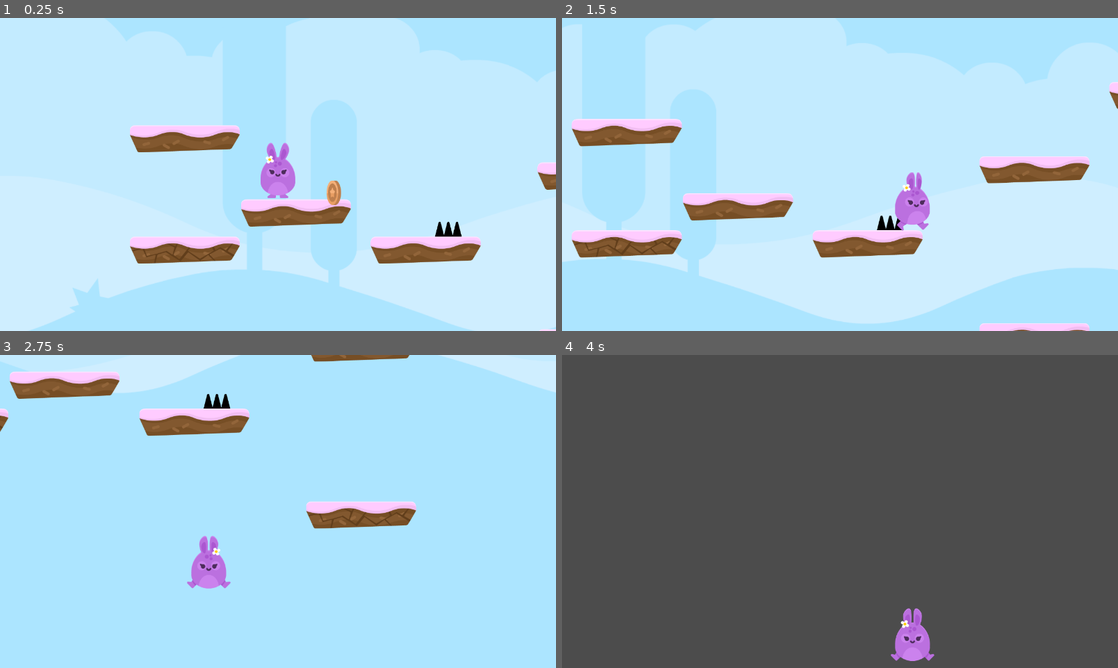
Above: before the commit, frames 1-4 (two rows, left to right).
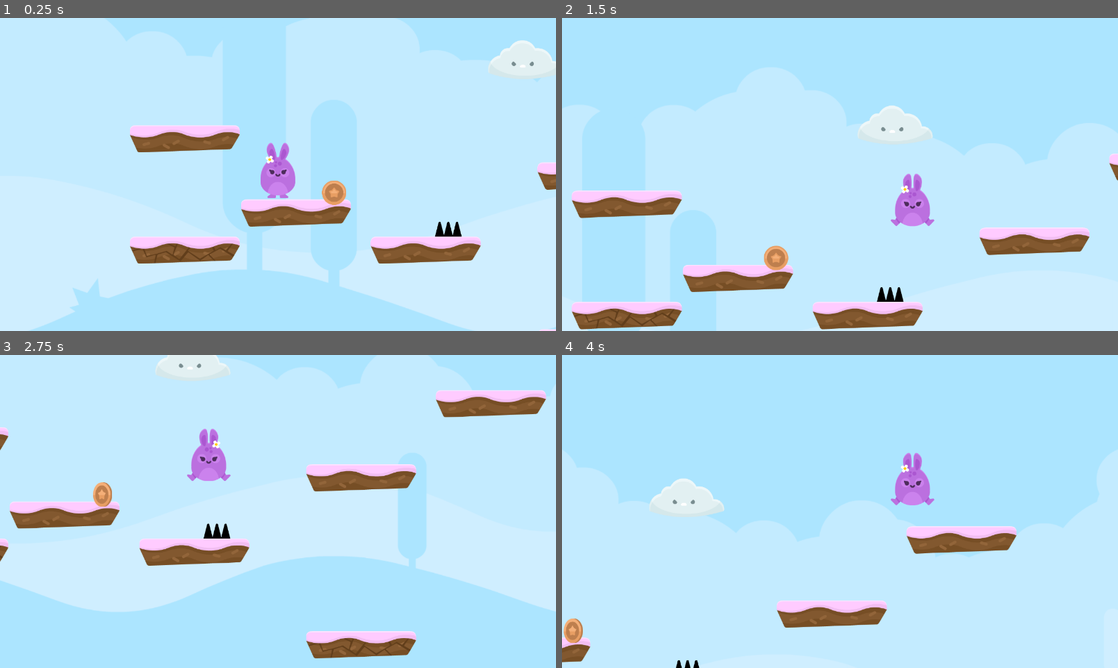
Above: after the commit, the same moments.

Repository: DiscoveringGodot/3_Hoppy_Days
Game: Godot game, scene res://Level 1.tscn
Two runs of this game, one before a commit and one after it. Both use one fixed random seed, a clock stepped at 60 frames per second and the inputs below.
Inputs:
- Up to frame 1 (0.25 s): no input
- Up to frame 2 (1.5 s): hold Up (ui_up) 0.53-1.28 s; hold Right (ui_right) from 0.53 s (still down); tap Up (ui_up) at 1.35 s
- Up to frame 3 (2.75 s): tap Up (ui_up) at 1.52, 1.82 s; release Right (ui_right) at 2.03 s; hold Left (ui_left) from 2.03 s (still down); hold Up (ui_up) from 2.03 s (still down)
- Up to frame 4 (4 s): release Left (ui_left) at 2.78 s; release Up (ui_up) at 2.78 s; hold Right (ui_right) from 2.78 s (still down); tap Up (ui_up) at 2.85, 3.02, 3.32 s; hold Up (ui_up) from 3.53 s (still down)

The runs differ from the first frame. In frame 1, 1.1% of the frame differs, in the area x 57-100%, y 7-60%; in frame 2, 24%; in frame 3, 35%; in frame 4, 100%, in the area x 0-100%, y 0-100%.

Commit message:
Created Cloud NPC with animation nd firing logic on a timer (doesn't actualyl fire yet)

Diff:
--- a/Coin.tscn
+++ b/Coin.tscn
@@ -5,7 +5,6 @@
 [ext_resource path="res://gfx/PNG/Items/bronze_2.png" type="Texture" id=3]
 [ext_resource path="res://gfx/PNG/Items/bronze_3.png" type="Texture" id=4]
 [ext_resource path="res://gfx/PNG/Items/bronze_4.png" type="Texture" id=5]
-
 
 [sub_resource type="SpriteFrames" id=1]
 
@@ -21,7 +20,7 @@
 custom_solver_bias = 0.0
 radius = 43.0
 
-[node name="Coin" type="Area2D" index="0"]
+[node name="Coin" type="Area2D"]
 
 input_pickable = true
 gravity_vec = Vector2( 0, 1 )
@@ -41,7 +40,7 @@
 
 frames = SubResource( 1 )
 animation = "default"
-frame = 2
+frame = 4
 playing = true
 _sections_unfolded = [ "Transform" ]
 
--- a/Level 1.tscn
+++ b/Level 1.tscn
@@ -1,9 +1,10 @@
-[gd_scene load_steps=5 format=2]
+[gd_scene load_steps=6 format=2]
 
 [ext_resource path="res://platforms.tres" type="TileSet" id=1]
 [ext_resource path="res://Coin.tscn" type="PackedScene" id=2]
 [ext_resource path="res://SpikesTop.tscn" type="PackedScene" id=3]
 [ext_resource path="res://Player.tscn" type="PackedScene" id=4]
+[ext_resource path="res://NPCs/NPC_Cloud.tscn" type="PackedScene" id=5]
 
 [node name="Level 1" type="Node2D" index="0"]
 
@@ -29,7 +30,7 @@
 
 [node name="Coin" parent="." index="1" instance=ExtResource( 2 )]
 
-position = Vector2( 704.815, 360.76 )
+position = Vector2( 705.815, 360.76 )
 
 [node name="SpikesTop" parent="." index="2" instance=ExtResource( 3 )]
 
@@ -47,6 +48,10 @@
 _sections_unfolded = [ "Collision" ]
 jump_height = -1250
 
+[node name="NPC_Cloud" parent="." index="4" instance=ExtResource( 5 )]
+
+position = Vector2( 1417.37, -98.184 )
+
 [connection signal="Coin_Pickup" from="Coin" to="Player" method="_on_Coin_Coin_Pickup"]
 
 [connection signal="body_shape_entered" from="SpikesTop" to="Player" method="_on_SpikesTop_body_shape_entered"]
--- /dev/null
+++ b/NPCs/NPC_Cloud.tscn
@@ -0,0 +1,57 @@
+[gd_scene load_steps=4 format=2]
+
+[ext_resource path="res://scripts/NPC_Cloud.gd" type="Script" id=1]
+[ext_resource path="res://gfx/PNG/Enemies/cloud.png" type="Texture" id=2]
+
+[sub_resource type="Animation" id=1]
+
+resource_name = "float"
+length = 14.0
+loop = true
+step = 0.1
+tracks/0/type = "value"
+tracks/0/path = NodePath(".:position")
+tracks/0/interp = 1
+tracks/0/loop_wrap = true
+tracks/0/imported = false
+tracks/0/enabled = true
+tracks/0/keys = {
+"times": PoolRealArray( 0, 2, 3.5, 6, 8, 10, 12 ),
+"transitions": PoolRealArray( 1, 1, 1, 1, 1, 1, 1 ),
+"update": 0,
+"values": [ Vector2( 0, 0 ), Vector2( -400, 0 ), Vector2( -400, 0 ), Vector2( 0, 0 ), Vector2( 0, 0 ), Vector2( 400, 0 ), Vector2( 400, 0 ) ]
+}
+
+[node name="NPC_Cloud" type="Node2D"]
+
+script = ExtResource( 1 )
+
+[node name="Sprite" type="Sprite" parent="." index="0"]
+
+texture = ExtResource( 2 )
+
+[node name="AnimationPlayer" type="AnimationPlayer" parent="Sprite" index="0"]
+
+root_node = NodePath("..")
+autoplay = ""
+playback_process_mode = 1
+playback_default_blend_time = 0.0
+playback_speed = 1.0
+anims/float = SubResource( 1 )
+blend_times = [  ]
+
+[node name="RayCast2D" type="RayCast2D" parent="Sprite" index="1"]
+
+enabled = true
+exclude_parent = true
+cast_to = Vector2( 0, 3000 )
+collision_mask = 1
+
+[node name="Timer" type="Timer" parent="." index="1"]
+
+process_mode = 1
+wait_time = 2.0
+one_shot = false
+autostart = false
+
+[connection signal="timeout" from="Timer" to="." method="_on_Timer_timeout"]
--- a/Player.tscn
+++ b/Player.tscn
@@ -1,12 +1,12 @@
 [gd_scene load_steps=13 format=2]
 
 [ext_resource path="res://scripts/Player.gd" type="Script" id=1]
-[ext_resource path="res://gfx/PNG/Players/bunny2_jump.png" type="Texture" id=2]
-[ext_resource path="res://gfx/PNG/Players/bunny2_hurt.png" type="Texture" id=3]
-[ext_resource path="res://gfx/PNG/Players/bunny2_walk1.png" type="Texture" id=4]
-[ext_resource path="res://gfx/PNG/Players/bunny2_walk2.png" type="Texture" id=5]
-[ext_resource path="res://gfx/PNG/Players/bunny2_ready.png" type="Texture" id=6]
-[ext_resource path="res://gfx/PNG/Players/bunny2_stand.png" type="Texture" id=7]
+[ext_resource path="res://gfx/PNG/Players/bunny2_ready.png" type="Texture" id=2]
+[ext_resource path="res://gfx/PNG/Players/bunny2_stand.png" type="Texture" id=3]
+[ext_resource path="res://gfx/PNG/Players/bunny2_jump.png" type="Texture" id=4]
+[ext_resource path="res://gfx/PNG/Players/bunny2_hurt.png" type="Texture" id=5]
+[ext_resource path="res://gfx/PNG/Players/bunny2_walk1.png" type="Texture" id=6]
+[ext_resource path="res://gfx/PNG/Players/bunny2_walk2.png" type="Texture" id=7]
 [ext_resource path="res://Camera2D.tscn" type="PackedScene" id=8]
 [ext_resource path="res://sound/happy.ogg" type="AudioStream" id=9]
 [ext_resource path="res://sound/coin_SFX.wav" type="AudioStream" id=10]
@@ -14,25 +14,25 @@
 [sub_resource type="SpriteFrames" id=1]
 
 animations = [ {
-"frames": [ ExtResource( 2 ) ],
+"frames": [ ExtResource( 2 ), ExtResource( 3 ) ],
+"loop": true,
+"name": "idle",
+"speed": 5.0
+}, {
+"frames": [ ExtResource( 4 ) ],
 "loop": true,
 "name": "jump",
 "speed": 5.0
 }, {
-"frames": [ ExtResource( 3 ) ],
+"frames": [ ExtResource( 5 ) ],
 "loop": true,
 "name": "hurt",
 "speed": 5.0
 }, {
-"frames": [ ExtResource( 4 ), ExtResource( 5 ) ],
+"frames": [ ExtResource( 6 ), ExtResource( 7 ) ],
 "loop": true,
 "name": "walk",
 "speed": 15.0
-}, {
-"frames": [ ExtResource( 6 ), ExtResource( 7 ) ],
-"loop": true,
-"name": "idle",
-"speed": 5.0
 } ]
 
 [sub_resource type="CapsuleShape2D" id=2]
@@ -49,7 +49,6 @@
 collision/safe_margin = 0.001
 script = ExtResource( 1 )
 jump_height = -1200
-friction = 0.25
 
 [node name="Animation" type="AnimatedSprite" parent="." index="0"]
 
--- a/scripts/Coin.gd
+++ b/scripts/Coin.gd
@@ -10,8 +10,8 @@
 	if taken == false:
 		for body in bodies:
 			if body.name == "Player":
-				tween.interpolate_property($AnimatedSprite, "scale", Vector2(1,1), Vector2(0,0), 0.3, Tween.TRANS_QUAD, Tween.EASE_IN, 0)
-				tween.start()
+				$Tween.interpolate_property($AnimatedSprite, "scale", Vector2(1,1), Vector2(0,0), 0.3, Tween.TRANS_QUAD, Tween.EASE_IN, 0)
+				$Tween.start()
 				emit_signal("Coin_Pickup")
 				taken = true
 
--- /dev/null
+++ b/scripts/NPC_Cloud.gd
@@ -0,0 +1,22 @@
+extends Node2D
+
+var timeout = false
+
+func _ready():
+	$Sprite/AnimationPlayer.current_animation = "float"
+
+func _physics_process(delta):
+	var body = $Sprite/RayCast2D.get_collider()
+	if $Sprite/RayCast2D.is_colliding():
+		if body.name == "Player":
+			fire()
+
+func fire():
+	if timeout == false:
+		$Timer.start()
+		timeout = true
+		print ("PEWPEW!")
+
+
+func _on_Timer_timeout():
+	timeout = false
--- a/scripts/Player.gd
+++ b/scripts/Player.gd
@@ -38,14 +38,14 @@
 
 func jump():
 	if is_on_floor() == true:
-		if Input.is_action_pressed("ui_UP"):
+		if Input.is_action_pressed("ui_up"):
 			motion.y = jump_height
 
 func check_for_ground():
 	if not $CollisionRay.is_colliding():
 		current_animation = "jump"
 
-func _on_Coin_Coin_PickUP():
+func _on_Coin_Coin_Pickup():
 	coin_count += 1
 	$Coin_sfx.play()
 	print (str(coin_count) + " coins")
